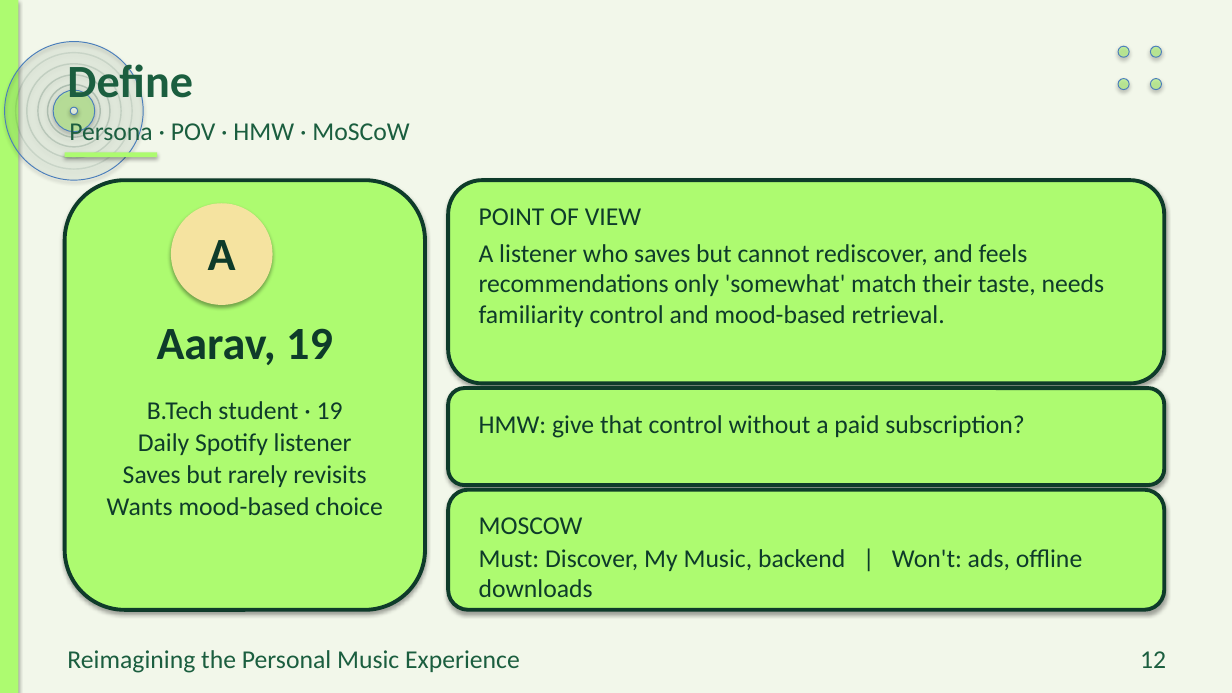
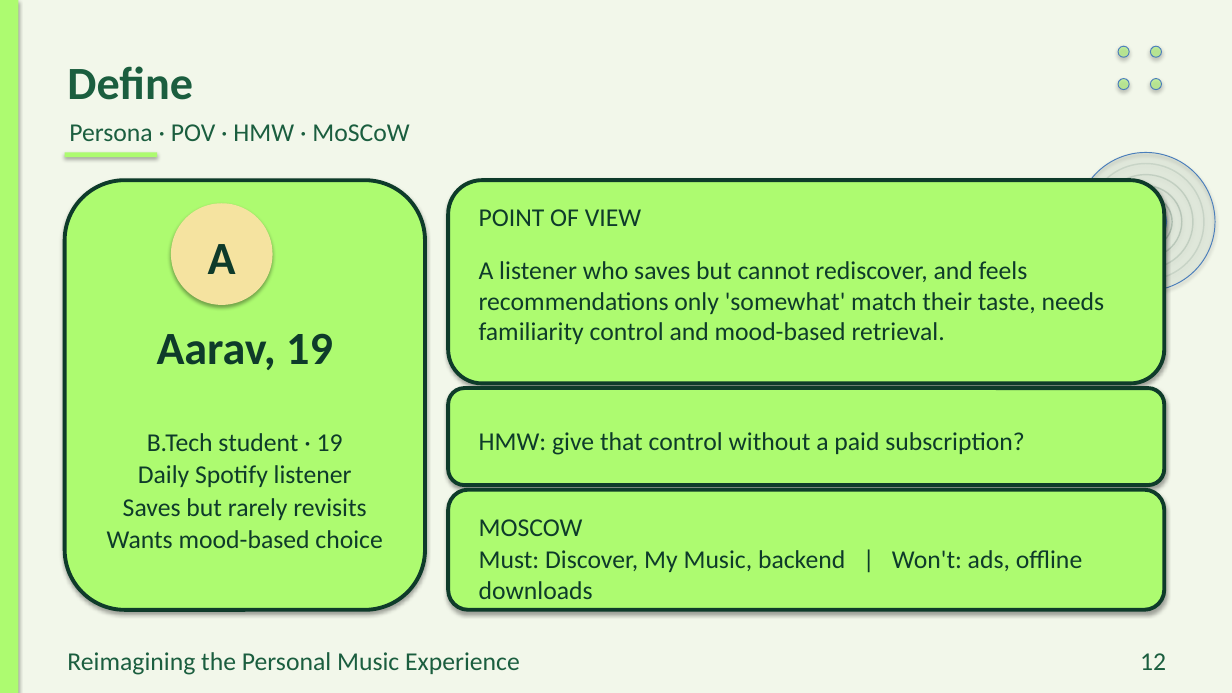
Before and after one commit to preet-kamdar/design-thinking-sem3, a slide deck: slide 12 of docs/Presentation.pptx. Drawn at 1232x693 pixels with LibreOffice and Linux fonts; fonts in the diff are those of the drawing. Boxes give left, top, right and bottom in pixels: in the first picture for what was removed or moved away, otherwise in the second. Text is boxed around its words. In the diff, an @@ line names an element or a change of style, - is before the commit and + after.

```diff
--- a/docs/Presentation.pptx
+++ b/docs/Presentation.pptx
@@ ellipse: place and size @@
-ellipse at box(53, 90, 94, 131)
+ellipse at box(1126, 201, 1167, 242)
@@ 6 ellipses: place and size @@
-6 ellipses at box(5, 42, 143, 180)
+6 ellipses at box(1077, 152, 1215, 291)
@@ vertical alignment top to middle in 11 elements at box(67, 66, 193, 100), box(69, 124, 409, 141), box(208, 244, 236, 274), box(157, 333, 333, 370), box(107, 433, 382, 548), box(479, 261, 1105, 344), box(479, 432, 1024, 455), box(479, 519, 583, 536), box(479, 550, 1082, 599), box(67, 652, 520, 675), box(1140, 653, 1166, 670) @@
```
Also in this commit, not shown: 19 other slides changed, 12 other files.
